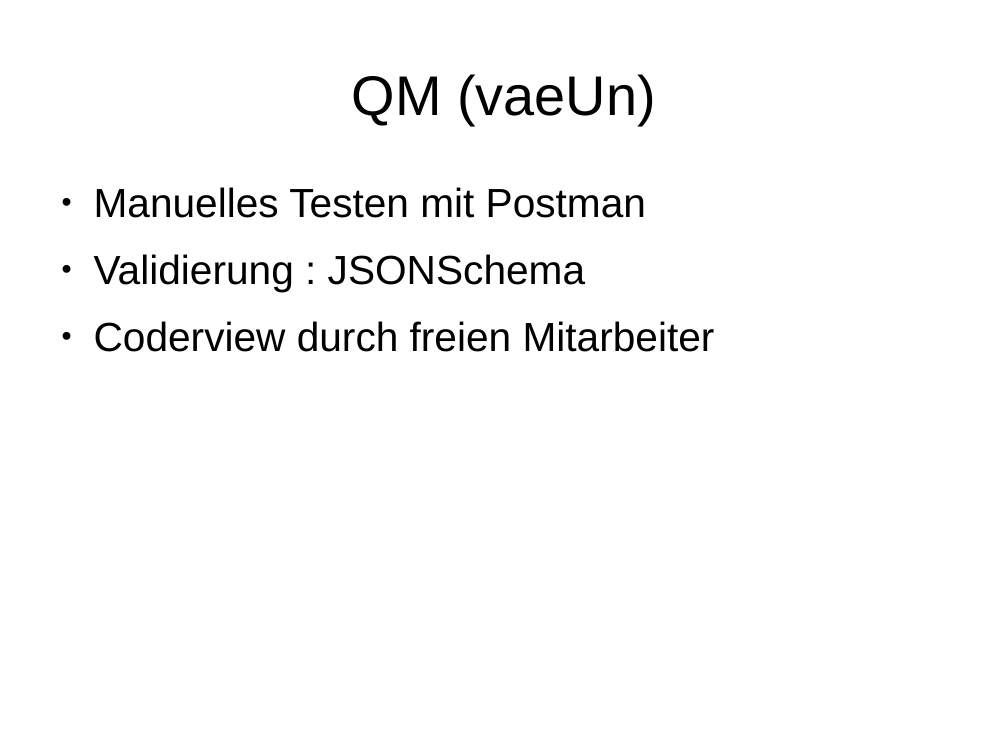
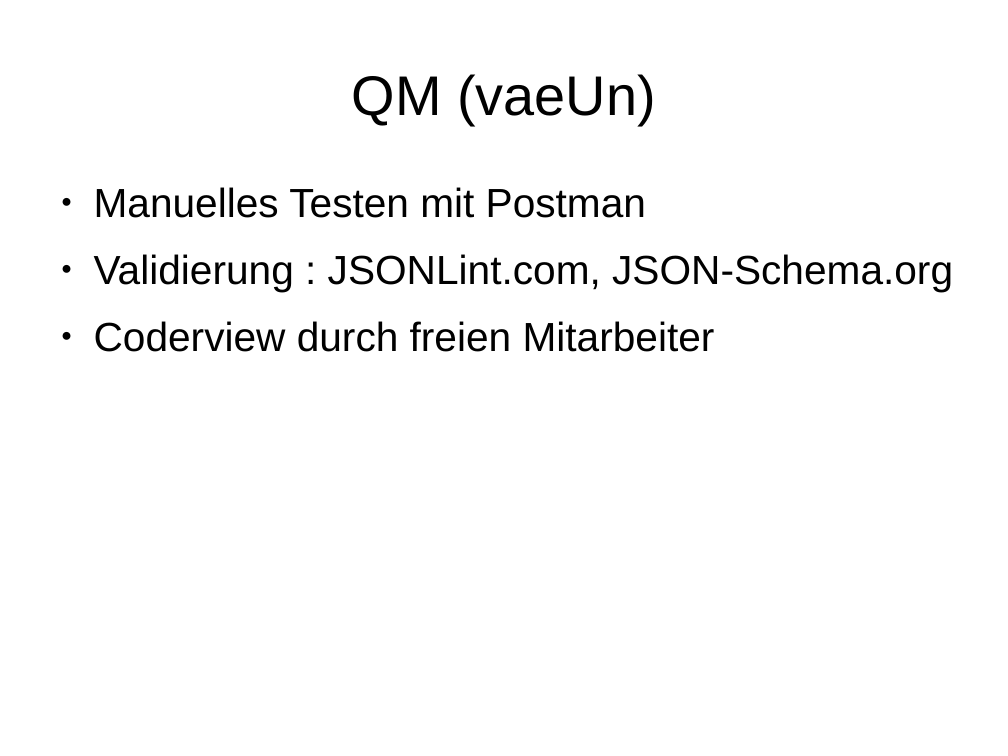
Before and after one commit to janhelmle/weiterbildung_fachinformatiker_ihk_projektantrag, a slide deck: slide 12 of praesentation/presentation_v1.odp. Drawn at 1008x756 pixels with LibreOffice and Linux fonts; fonts in the diff are those of the drawing. Boxes give left, top, right and bottom in pixels: in the first picture for what was removed or moved away, otherwise in the second. Text is boxed around its words. In the diff, an @@ line names an element or a change of style, - is before the commit and + after.

```diff
--- a/praesentation/presentation_v1.odp
+++ b/praesentation/presentation_v1.odp
@@ text at <box>94,254,953,292</box>: text changed @@
-● Validierung : JSONSchema
+● Validierung : JSONLint.com, JSON-Schema.org
```
Also in this commit, not shown: 1 other file.
